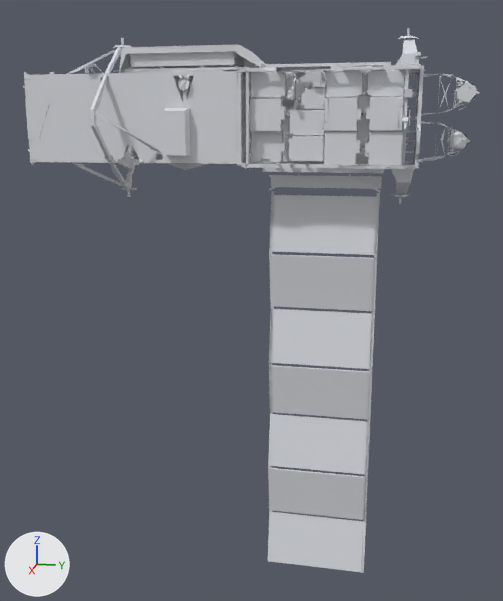
The glTF model models/iss/p6.glb: old version first, new version second.
The view is the same before and after, from a 50 mm lens placed at (2.24, 4.736, -0.031), pointed at (0.053, 4.298, -0.578). The axes (+X, +Y, +Z) are drawn at lower left. The lights are the same throughout. The first picture is the older version. Vertices at exactly the same position are counted once.

Objects in the first picture: 'P6_Batteries_Details'.
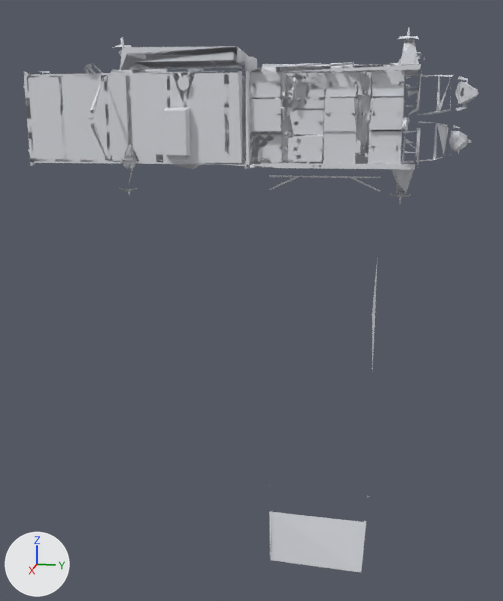
Diff of the bpy script that builds the scene:
```diff
--- a/models/iss/p6.glb.py
+++ b/models/iss/p6.glb.py
@@ me_p6_batteries_details @@
 # used by ob_p6_batteries_details; parent = ob_part_p6; location = (0.0782, 4.275, -0.643); rotation_euler = (1.571, 0.000872, -1.571), in degrees (90, 0, -90); scale = (-0.901, 0.901, 0.901)
-me_p6_batteries_details.from_pydata(...)  # 6744 vertices, 6552 faces; spans x -0.76..0.76, y -1.0..1.0, z -0.25..0.25
+me_p6_batteries_details.from_pydata(...)  # 4933 vertices, 5589 faces; spans x -0.76..0.76, y -1.0..1.0, z -0.25..0.25
+# me_p6_batteries_details part 1: 418 loose pieces with 1925 vertices, spanning x -0.75..0.76, y -0.98..0.93, z -0.21..0.25, are deleted
+# me_p6_batteries_details part 2: 346 vertices moved within x -0.75..0.75, y 0.43..1.0, z -0.25..0.22; 3180 vertices removed from x -0.76..0.76, y 0.05..0.97, z -0.25..0.25; 3300 vertices added at x -0.76..0.76, y -0.17..0.99, z -0.24..0.25
+# me_p6_batteries_details part 3: 2 vertices moved within x 0.1..0.46, y -0.79, z 0.06; 23 vertices removed from x 0.09..0.47, y -1.0..-0.59, z 0.03..0.07; 17 vertices added at x 0.09..0.48, y -1.0..-0.67, z 0.02..0.06
+# other edits to the shape of me_p6_batteries_details do not show in these pictures
 me_p6_batteries_details.materials.append(mat_p6)
@@ ob_p6_batteries_details @@
 ob_p6_batteries_details.parent = ob_part_p6
-ob_p6_batteries_details.location = (0.0782, 4.275, -0.643)
+ob_p6_batteries_details.location = (0.0732, 4.276, -0.643)
 ob_p6_batteries_details.rotation_euler = (1.571, 0.000872, -1.571)  # degrees (90, 0, -90)
-ob_p6_batteries_details.scale = (-0.901, 0.901, 0.901)
+ob_p6_batteries_details.scale = (-0.902, 0.902, 0.902)
```

Boxes [x1, y1, x2, y2] around the edits, measured in the pictures (503 x 601 px; the box of a moved part takes in the faces that stretch with it):
'P6_Batteries_Details', reshaped, moved, rescaled: before [23, 28, 479, 573]; after [23, 28, 479, 572]
part 1 of me_p6_batteries_details, deleted: before [24, 52, 479, 522]
part 2 of me_p6_batteries_details, moved or reshaped: before [23, 28, 477, 311]; after [23, 28, 479, 371]
part 3 of me_p6_batteries_details, moved or reshaped: before [268, 468, 366, 573]; after [269, 496, 370, 572]
